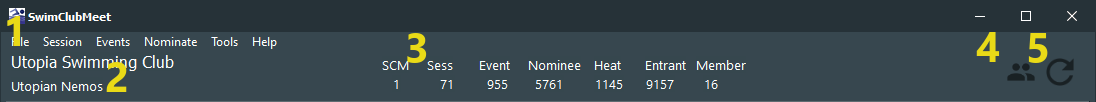
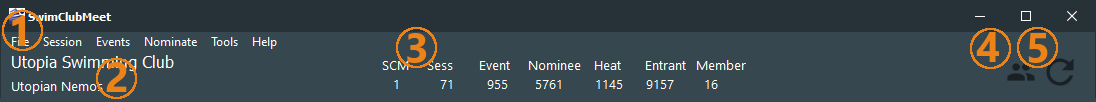
Comparing the layer stacks of the two 1096x102 images. Changes:
added group "Ledger" with 6 layers above "Pasted Layer" over [left=2, top=10, right=1058, bottom=99]
added layer "Circle" in group "Ledger" over [left=2, top=10, right=1058, bottom=99]
moved "1" into group "Ledger", painted on it over [left=7, top=16, right=26, bottom=46]
moved "2" into group "Ledger", painted on it over [left=106, top=62, right=127, bottom=92]
moved "3" into group "Ledger", painted on it over [left=407, top=33, right=427, bottom=63]
moved "4" into group "Ledger", painted on it over [left=976, top=32, right=1000, bottom=62]
moved "5" into group "Ledger", painted on it over [left=1028, top=33, right=1048, bottom=63]
painted on "Pasted Layer" over [left=0, top=98, right=1096, bottom=102]
removed layer "Header_Bar.jpg" over [left=396, top=27, right=437, bottom=68]
